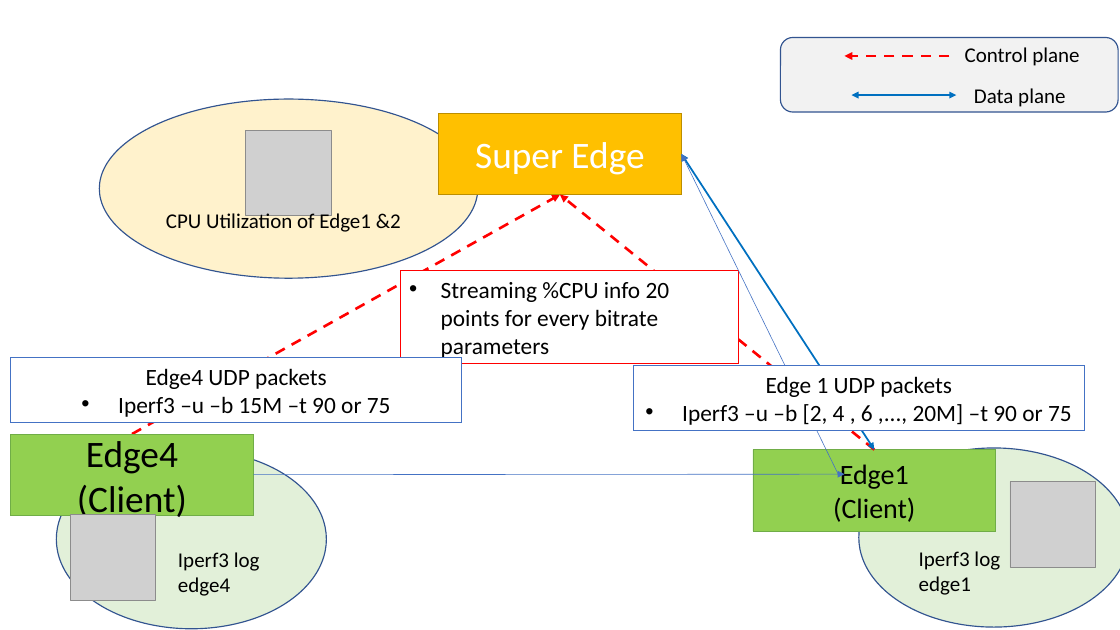
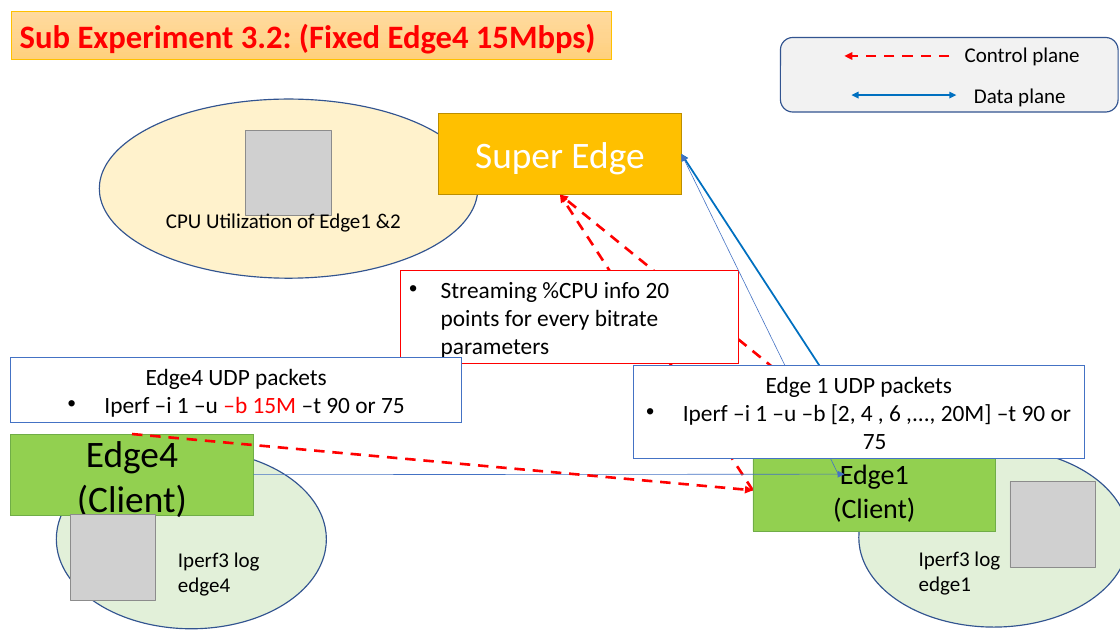
Before and after one commit to phoophoo187/Privacy_SDN_Edge_IoT, a slide deck: slide 17 of PlanB/CPU_utilization_Experiment/version2_Experiment_style/Experiment_Results.pptx. Drawn at 1120x630 pixels with LibreOffice and Linux fonts; fonts in the diff are those of the drawing; grey boxes stand for pictures. Boxes give left, top, right and bottom in pixels: in the first picture for what was removed or moved away, otherwise in the second. Text is boxed around its words. In the diff, an @@ line names an element or a change of style, - is before the commit and + after.

Commit message:
Combine all Experiment

```diff
--- a/PlanB/CPU_utilization_Experiment/version2_Experiment_style/Experiment_Results.pptx
+++ b/PlanB/CPU_utilization_Experiment/version2_Experiment_style/Experiment_Results.pptx
@@ rectangle added at <box>12,12,612,60</box>, fill gradient #FFDB9E to #FFD590 to #FFD07C, outline #FFC000 0.5 pt, 28 pt, text #FF0000, bold @@
+Sub Experiment 3.2: (Fixed Edge4 15Mbps)
@@ arrow moved from (132, 434) - (560, 195) to (753, 491) - (560, 195) @@
@@ rectangle "Edge 1 UDP packets": place and size @@
-rectangle "Edge 1 UDP packets" at <box>634,365,1085,430</box>
+rectangle "Edge 1 UDP packets" at <box>634,365,1085,459</box>
@@ text in rectangle at <box>104,396,405,417</box>: text changed @@
-• Iperf3 –u –b 15M –t 90 or 75
+• Iperf –i 1 –u –b 15M –t 90 or 75
@@ text in rectangle at <box>683,404,1071,449</box>: text changed @@
-• Iperf3 –u –b [2, 4 , 6 ,..., 20M] –t 90 or 75
+• Iperf –i 1 –u –b [2, 4 , 6 ,..., 20M] –t 90 or 75
@@ arrow added from (132, 434) to (753, 491), #FF0000 2.25 pt dashed @@
```
Also in this commit, not shown: 7 other slides changed, 6 slides added, 2 other files.
